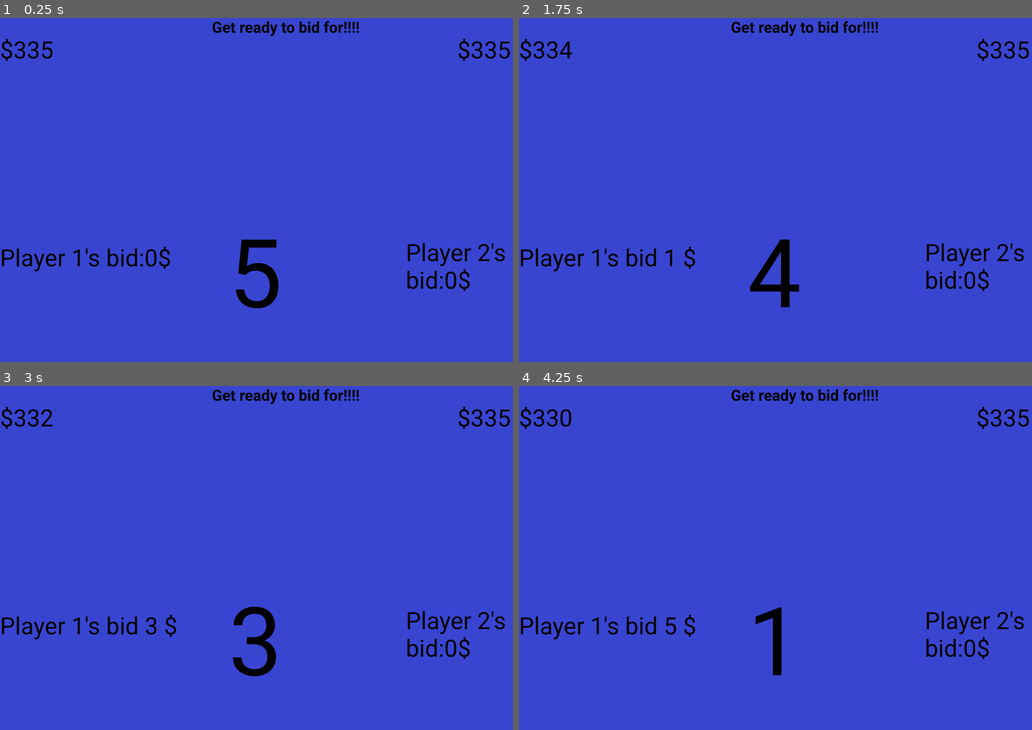
Above: before the commit, frames 1-4 (two rows, left to right).
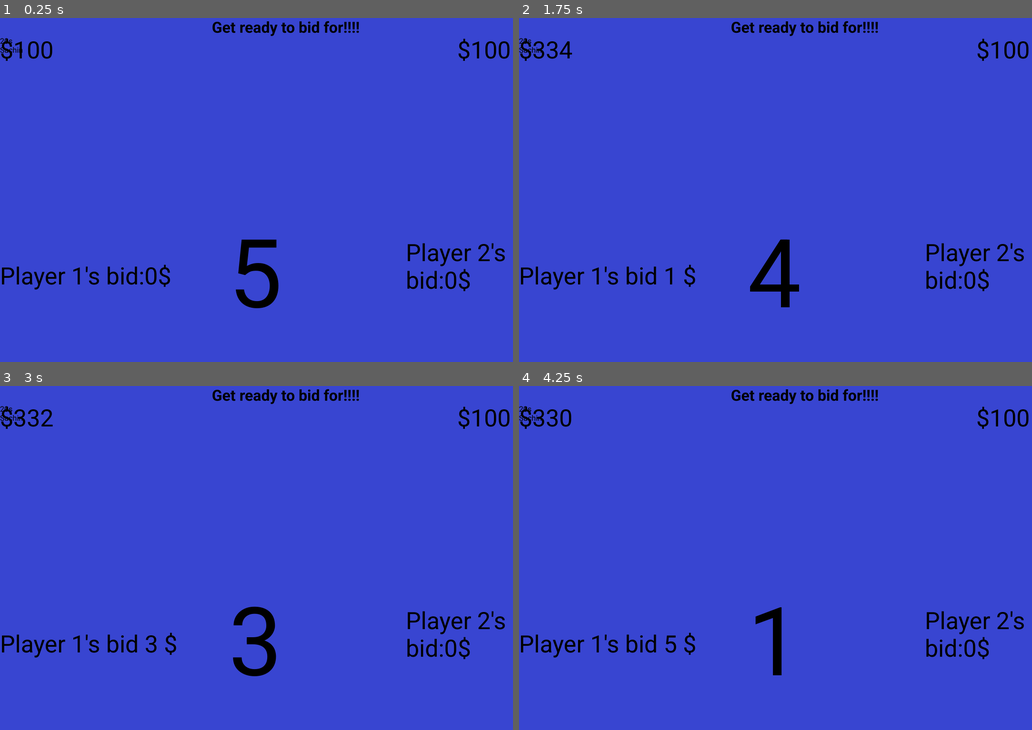
Above: after the commit, the same moments.

Repository: CravexXSP/Biding-game.
Game: browser game, page index4.html
The game is run twice, just before and just after one commit, with the same random seed, the same clock (stepped at 60 frames per second) and the same inputs.
Inputs:
- Up to frame 1 (0.25 s): no input
- Up to frame 2 (1.75 s): hold A 1.03-1.6 s; hold A from 1.65 s (still down)
- Up to frame 3 (3 s): release A at 2.08 s; hold A 2.13-2.7 s; hold A from 2.75 s (still down)
- Up to frame 4 (4.25 s): release A at 3.18 s; hold A 3.23-3.8 s; hold A from 3.85 s (still down)

The runs differ from the first frame. In frame 1, 1.5% of the frame differs, in the area x 0-100%, y 5-79%; in frame 2, 1.2%; in frame 3, 1.3%; in frame 4, 1.3%.

Commit message:
Update index4.html
Added timer.
Added winner template which is gonna used and featured in later updates.

Diff:
--- a/index4.html
+++ b/index4.html
@@ -13,8 +13,10 @@
 <h1 id="ind4">Get ready to bid for!!!!</h1>
 <div id="photo"><img src="https://images.unsplash.com/photo-1505693416388-ac5ce068fe85?q=80&w=870&auto=format&fit=crop&ixlib=rb-4.1.0&ixid=NHwxMjA3fDA%3D"></div>
 <div id="counter">5</div>
-<div id="budget">$335</div>
-<div id="budget2">$335</div>
+<div id="budget">$100</div>
+<div id="budget2">$100</div>
+<div id="timer">20s</div>
+<div id="winner">Sachin</div>
 <div id="pl1">Player 1's bid:0$</div>
 <div id="pl2">Player 2's bid:0$</div>
 	<script src="script.js"></script>
